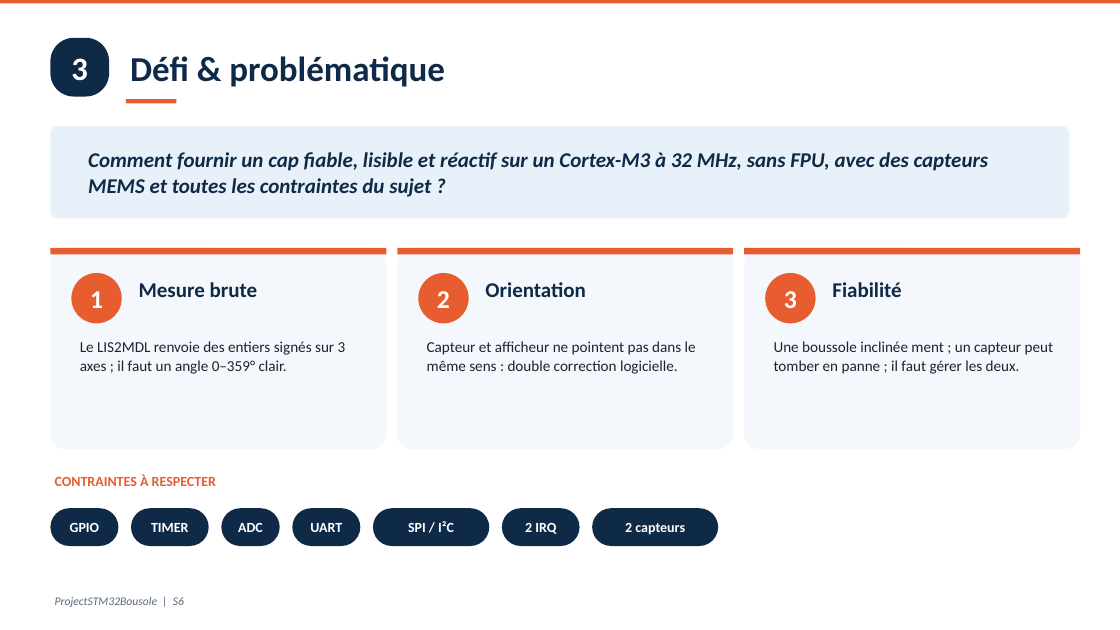
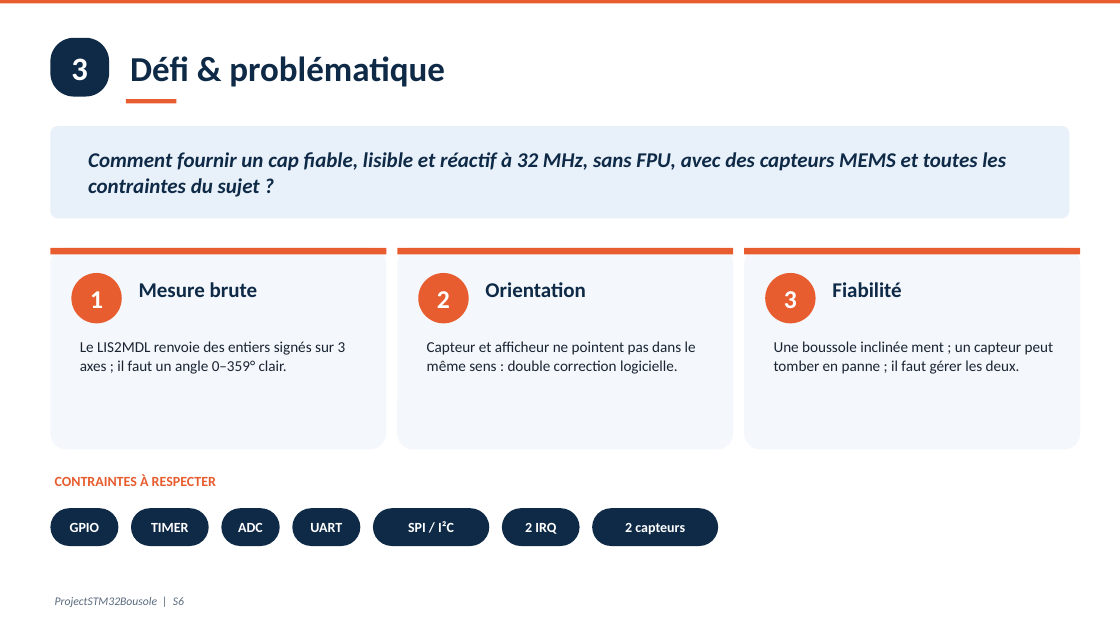
Before and after one commit to LucasWllnr/ProjectSTM32Bousole, a slide deck: slide 4 of Projet_STM32_Presentation VF.pptx. Drawn at 1120x630 pixels with LibreOffice and Linux fonts; fonts in the diff are those of the drawing. Boxes give left, top, right and bottom in pixels: in the first picture for what was removed or moved away, otherwise in the second. Text is boxed around its words. In the diff, an @@ line names an element or a change of style, - is before the commit and + after.

```diff
--- a/Projet_STM32_Presentation VF.pptx
+++ b/Projet_STM32_Presentation VF.pptx
@@ text at (x1=88, y1=152, x2=1006, y2=197): text changed @@
-Comment fournir un cap fiable, lisible et réactif sur un Cortex-M3 à 32 MHz, sans FPU, avec des capteurs MEMS et toutes les contraintes du sujet ?
+Comment fournir un cap fiable, lisible et réactif à 32 MHz, sans FPU, avec des capteurs MEMS et toutes les contraintes du sujet ?
```
Also in this commit, not shown: 1 other slide changed, 1 other file.
